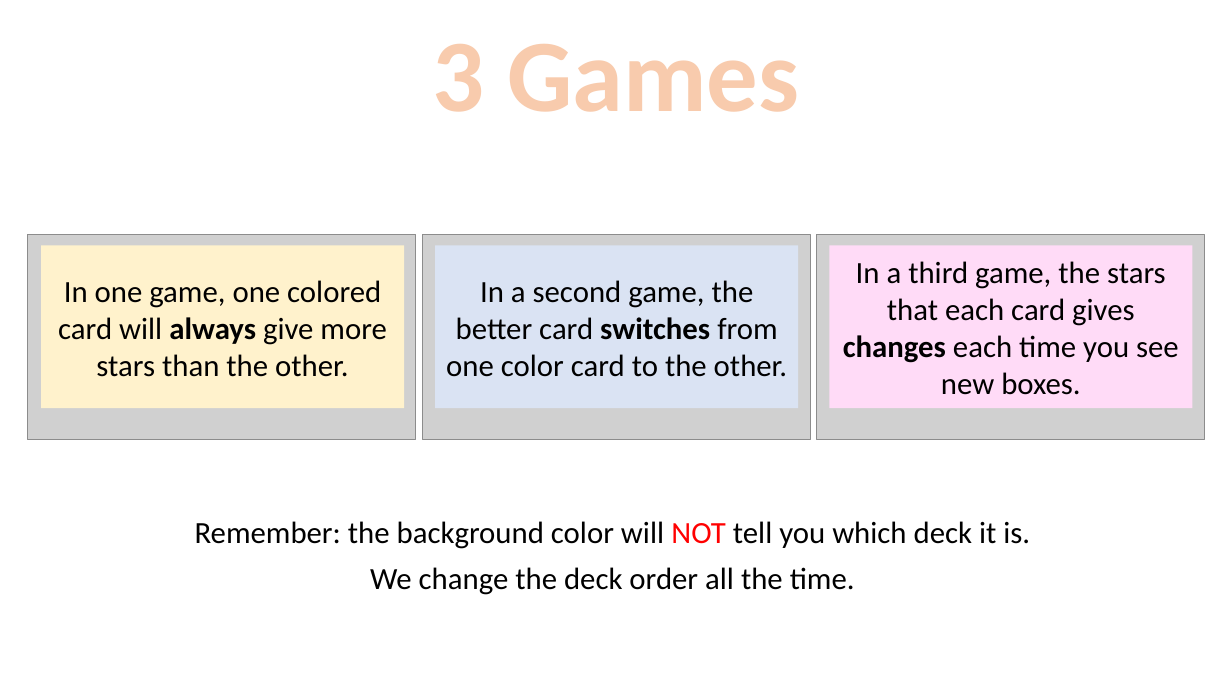
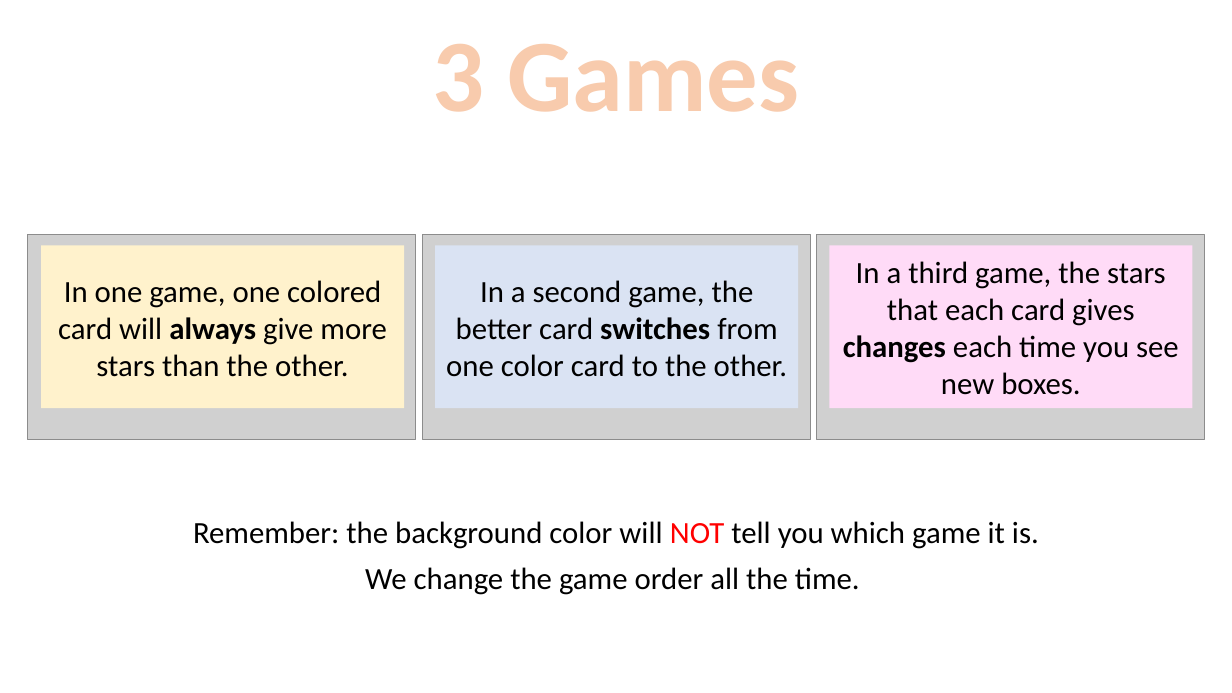
Before and after one commit to LillianXu2019/LUX-RL, a slide deck: slide 38 of images/task_instructions_lux.pptx (slide 31 before the commit). Drawn at 1232x693 pixels with LibreOffice and Linux fonts; fonts in the diff are those of the drawing; grey boxes stand for pictures. Boxes give left, top, right and bottom in pixels: in the first picture for what was removed or moved away, otherwise in the second. Text is boxed around its words. In the diff, an @@ line names an element or a change of style, - is before the commit and + after.

```diff
--- a/images/task_instructions_lux.pptx
+++ b/images/task_instructions_lux.pptx
@@ text at (x1=193, y1=521, x2=1039, y2=595): text changed @@
-Remember: the background color will NOT tell you which deck it is.
-We change the deck order all the time.
+Remember: the background color will NOT tell you which game it is.
+We change the game order all the time.
```
Also in this commit, not shown: 9 other slides changed, 14 slides added, 15 other files.
